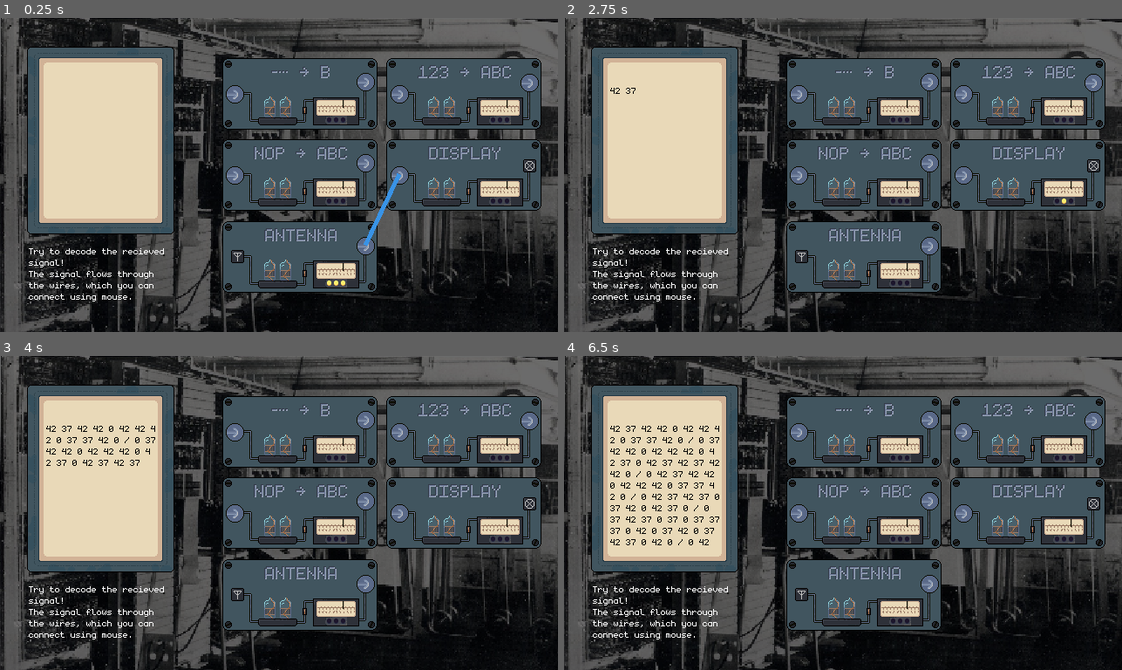
Above: before the commit, frames 1-4 (two rows, left to right).
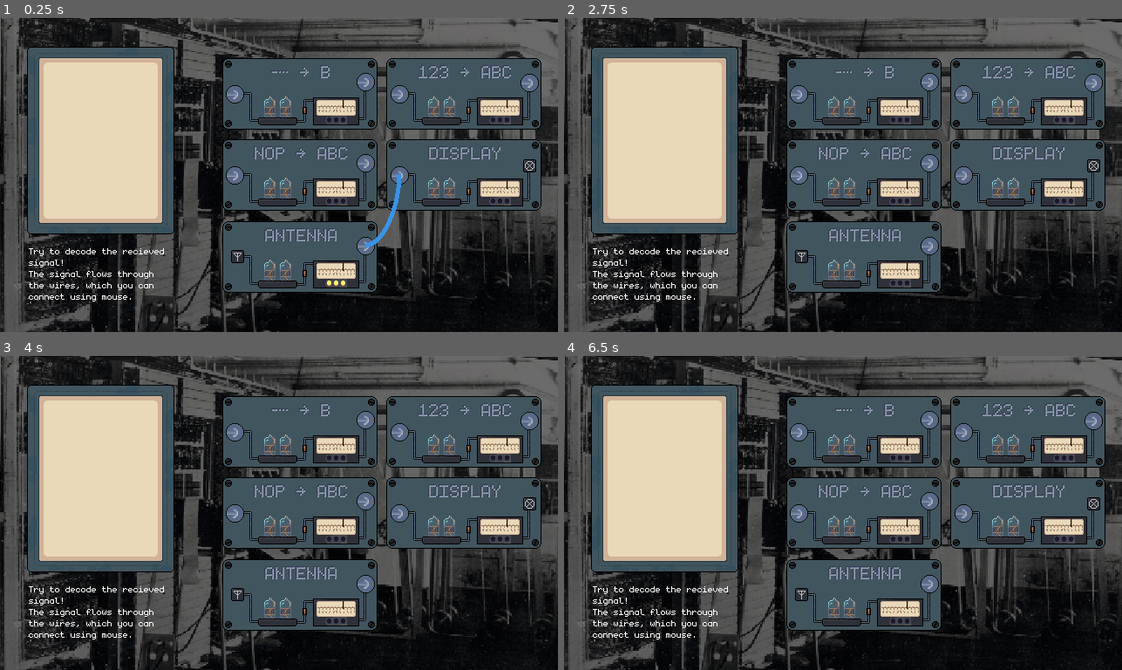
Above: after the commit, the same moments.

Repository: Limit-sest/wiretap
Game: Godot game, scene res://main.tscn
Two runs of this game, one before a commit and one after it. Both use one fixed random seed, a clock stepped at 60 frames per second and the inputs below.
Inputs (mouse positions are in pixels of both pictures, inside the frame that each line leads up to):
- Up to frame 1 (0.25 s): no input
- Up to frame 2 (2.75 s): tap Enter at 0.5, 2 s; move the mouse to (664, 140) at 0.52 s; hold Right 0.53-1.28 s; tap Alt at 0.6, 2.1 s; click (664, 140) at 0.67 s; tap Space at 1.25 s; move the mouse to (965, 175) at 1.27 s; hold Down 1.28-2.03 s; tap Shift at 1.35 s; click (965, 175) at 1.42 s; move the mouse to (926, 244) at 2.02 s; hold Right from 2.03 s (still down); click (926, 244) at 2.17 s
- Up to frame 3 (4 s): move the mouse to (530, 421) at 2.77 s; release Right at 2.78 s; hold Up 2.78-3.53 s; tap Shift at 2.85 s; click (530, 421) at 2.92 s; move the mouse to (396, 431) at 3.52 s; hold Left from 3.53 s (still down); tap Alt at 3.6 s; click (396, 431) at 3.67 s
- Up to frame 4 (6.5 s): tap Space at 4.25, 5.75 s; move the mouse to (926, 418) at 4.27 s; tap Shift at 4.35, 5.85 s; click (926, 418) at 4.42 s; tap Enter at 5 s; move the mouse to (798, 431) at 5.02 s; release Left at 5.03 s; hold Down 5.03-5.78 s; tap Alt at 5.1 s; click (798, 431) at 5.17 s; move the mouse to (926, 500) at 5.77 s; hold Right from 5.78 s (still down); click (926, 500) at 5.92 s

The runs differ from the first frame. In frame 1, 0.4% of the frame differs, in the area x 65-72%, y 49-74%; in frame 2, less than 0.1%; in frame 3, 0.3%; in frame 4, 0.9%, in the area x 8-28%, y 22-61%.
Error before the commit: Invalid access of index '3' on a base object of type: 'Array'. (res://scripts/wiring_manager.gd:31)

Commit message:
Apply physics to starting wire

Diff:
--- a/scripts/signal_manager.gd
+++ b/scripts/signal_manager.gd
@@ -15,16 +15,38 @@
 	var display_input = $CanvasGroup/Display/Input
 
 	var line = Line2D.new()
+	var path = Path2D.new()
+	path.curve = Curve2D.new()
 	line.width = 5.0
 	line.default_color = Color.from_hsv(0.58, 0.75, 0.9)  # Blueish color
 	WiringManager.add_child(line)
+	WiringManager.add_child(path)
 
-	var start_pos = line.to_local(antenna_output.global_position)
-	var end_pos = line.to_local(display_input.global_position)
-	line.add_point(start_pos)
-	line.add_point(end_pos)
+	var start_pos = path.to_local(antenna_output.global_position)
+	var end_pos = path.to_local(display_input.global_position)
 
-	WiringManager.connections.append([display_input, antenna_output, line])
+	path.curve.add_point(start_pos)
+	path.curve.add_point(end_pos)
+
+	var delta_vec = end_pos - start_pos
+
+	if delta_vec.y > 0:
+		var out_point = Vector2(0, abs(delta_vec.y) * 0.5)
+		var in_point = Vector2(-abs(delta_vec.x) * 0.5 * sign(delta_vec.x), 0)
+
+		path.curve.set_point_out(0, out_point)
+		path.curve.set_point_in(1, in_point)
+	else:
+		var out_point = Vector2(abs(delta_vec.x) * 0.5 * sign(delta_vec.x), 0)
+		var in_point = Vector2(0, -abs(delta_vec.y) * 0.5 * sign(delta_vec.y))
+
+		path.curve.set_point_out(0, out_point)
+		path.curve.set_point_in(1, in_point)
+
+
+	line.points = path.curve.tessellate()
+
+	WiringManager.connections.append([display_input, antenna_output, line, path])
 
 func _get_linked_port(first_port: Area2D): # Get output port in the same module
 	var parent = first_port.get_parent()
